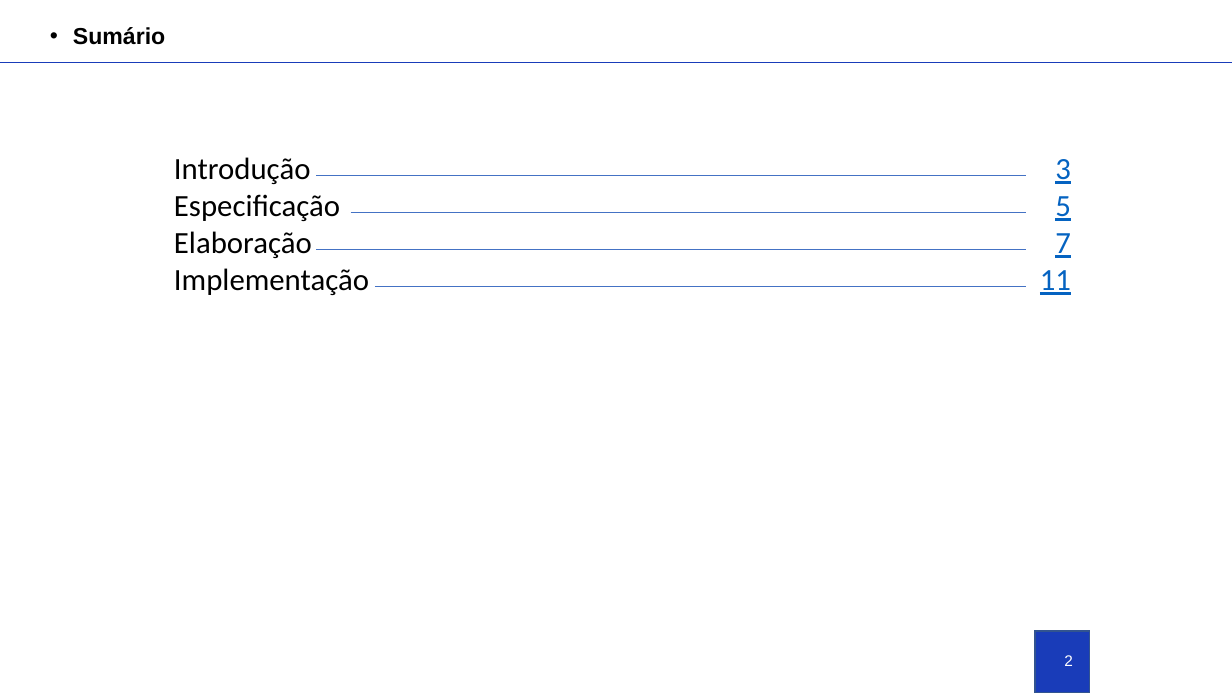
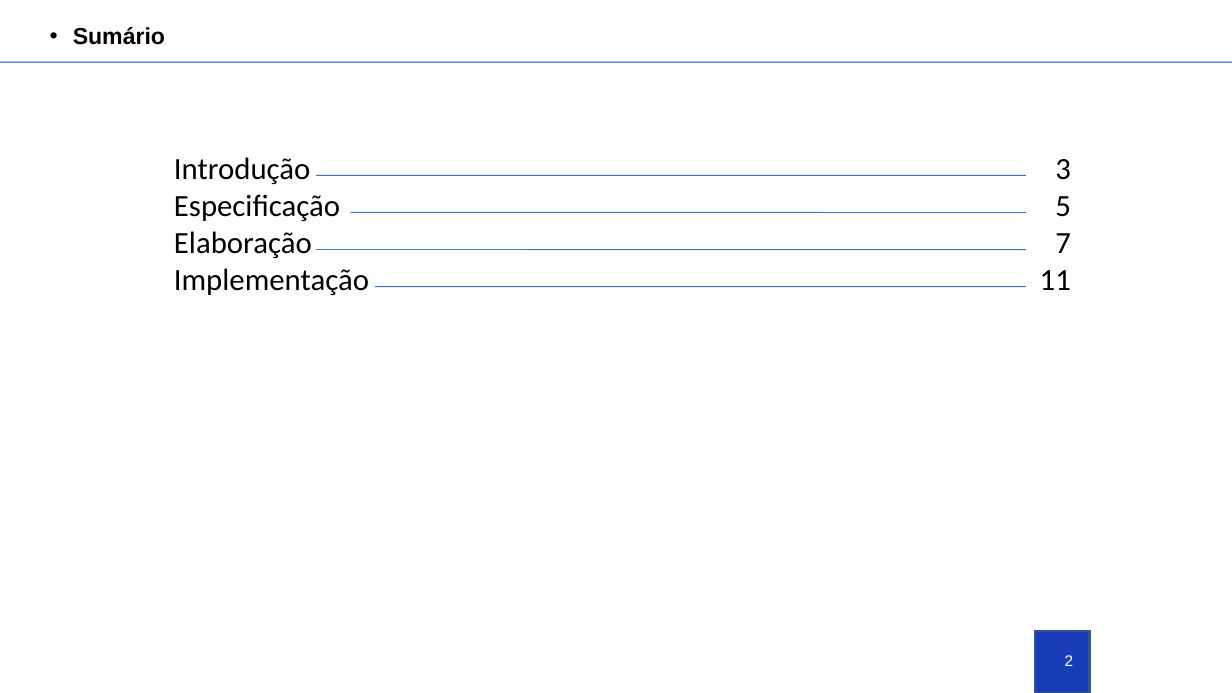
Before and after one commit to ldsc/ProjetoEngenharia-STC-3D-SimuladorDeTransferenciaDeCalor-3D, a slide deck: slide 2 of Apresentacao_Nicholas.pptx. Drawn at 1232x693 pixels with LibreOffice and Linux fonts; fonts in the diff are those of the drawing; background and template pictures are left out. Boxes give left, top, right and bottom in pixels: in the first picture for what was removed or moved away, otherwise in the second. Text is boxed around its words. In the diff, an @@ line names an element or a change of style, - is before the commit and + after.

```diff
--- a/Apresentacao_Nicholas.pptx
+++ b/Apresentacao_Nicholas.pptx
@@ line (0, 62) - (1232, 62): stroke #193CB9 0.5 pt to #193CB9 0.75 pt @@
@@ text "3" at bbox=[1040, 159, 1071, 290]: text colour #0563C1 to #000000, underline off @@
```
Also in this commit, not shown: 9 other slides changed, 5 slides added, 3 slides removed.
